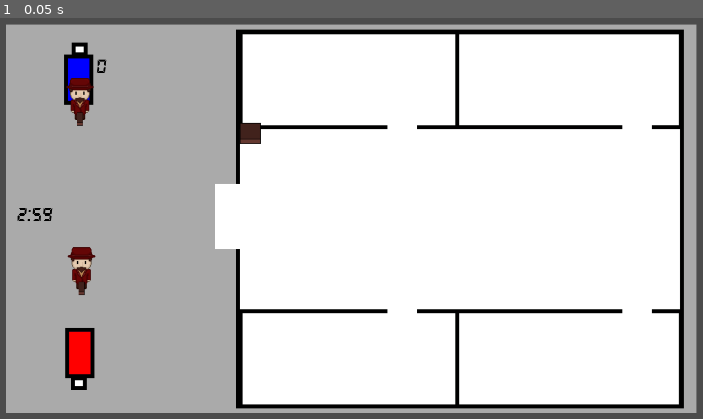
Above: before the commit, frame 1.
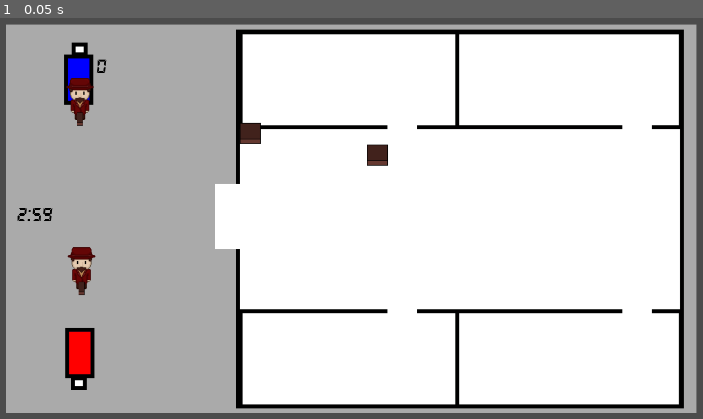
Above: after the commit, the same moment.

Repository: iarzuaga/willbros
Game: Godot game, scene res://Scenes/game_manager.tscn
The game is run twice, just before and just after one commit, with the same random seed, the same clock (stepped at 60 frames per second) and the same inputs.
Inputs:
- Up to frame 1 (0.05 s): no input

The runs differ from the first frame. In frame 1, 0.2% of the frame differs, in the area x 52-56%, y 31-37%.

Commit message:
Wip throw stun

Diff:
--- a/WllBrosProject/Scenes/game_manager.tscn
+++ b/WllBrosProject/Scenes/game_manager.tscn
@@ -25,3 +25,7 @@
 [node name="object" parent="." index="3" instance=ExtResource( 4 )]
 
 position = Vector2( 259.142, 93.7824 )
+
+[node name="object2" parent="." index="4" instance=ExtResource( 4 )]
+
+position = Vector2( 564.142, 145.782 )
--- a/WllBrosProject/Scripts/object.gd
+++ b/WllBrosProject/Scripts/object.gd
@@ -24,4 +24,14 @@
 		if velocity.x != 0:
 			deceleration.x = velocity.x * delta * 2
 		velocity = velocity - deceleration
+		var object_person_collision = self.get_slide_collision(get_slide_count()-1)
+		if object_person_collision:
+			var brother_full = object_person_collision.get_collider_shape().get_parent()
+			if  brother_full.is_in_group("brother"):
+				if brother_full.object_grabbed:
+					print("object attack when full")
+				else:
+					print("object attack while free")
+
+
 		self.move_and_slide(velocity)
